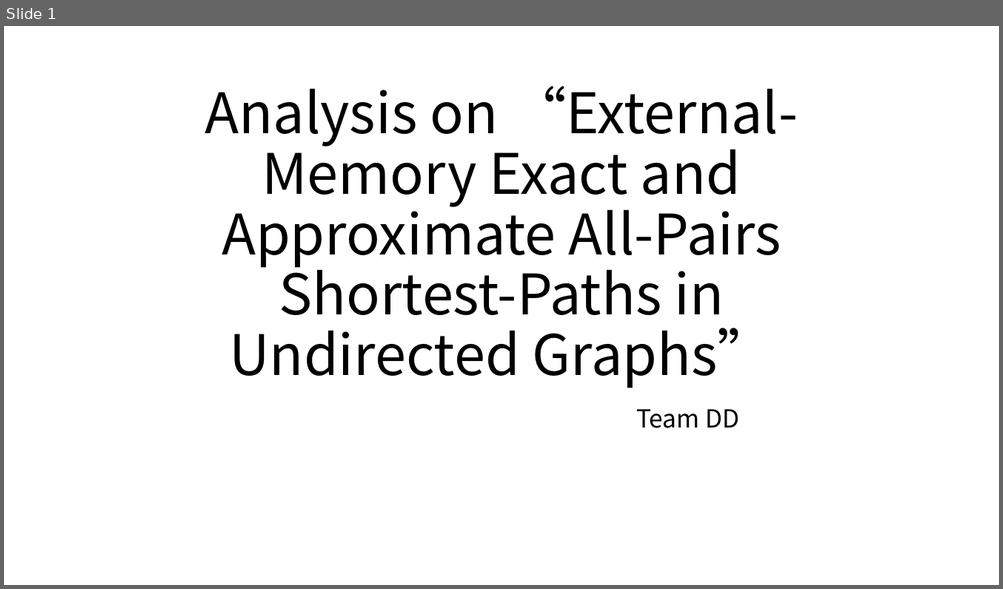
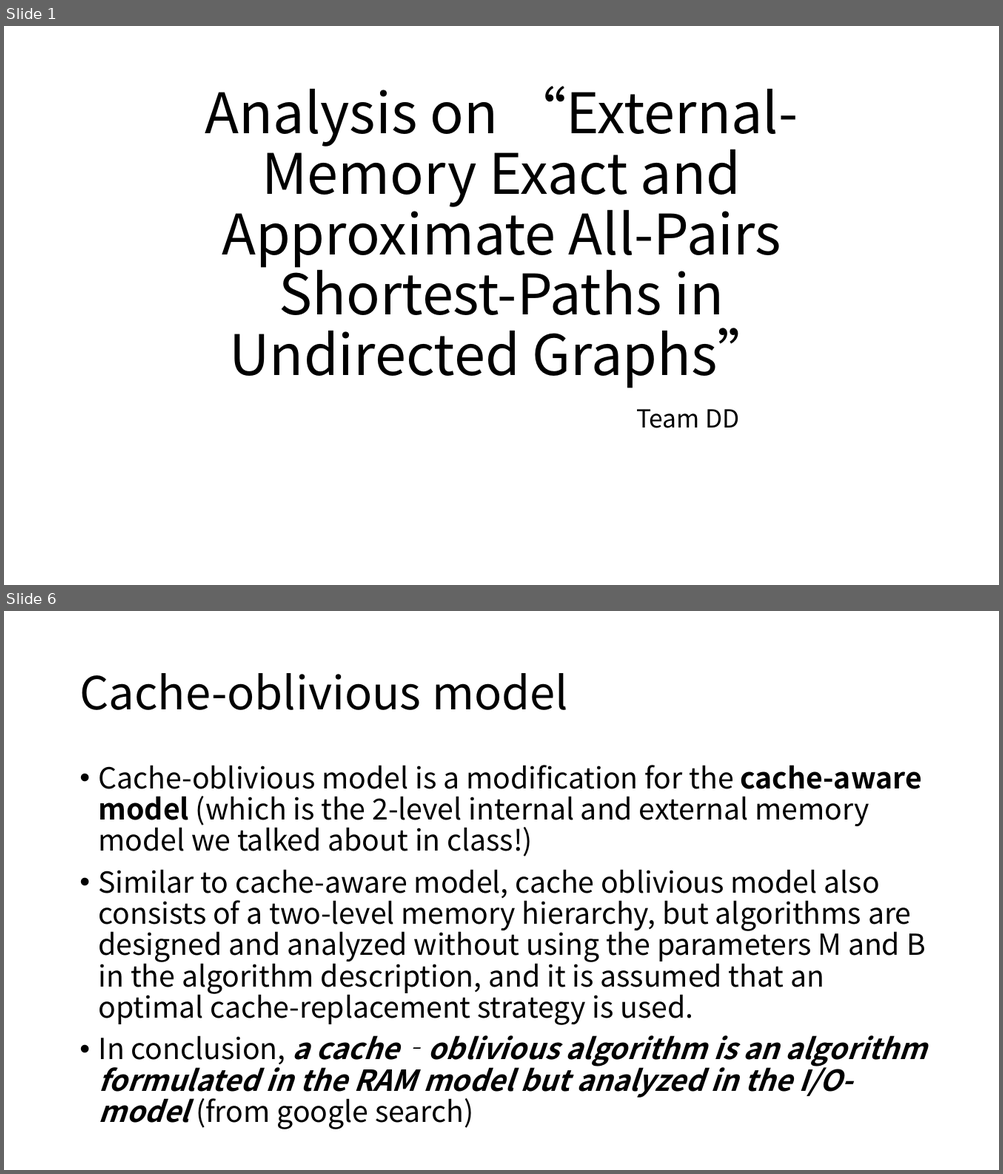
Before and after one commit to KSDeng/CS5234_miniproject, a slide deck: slide.pptx. Shown one above the other, each under a label of ours: slide 1 before the commit, slides 1 and 6 after it; the slides between them are not shown. The pictures are 1003x589 and 1003x1174 pixels, drawn with LibreOffice and Linux fonts; fonts in the diff are those of the drawing. Boxes give left, top, right and bottom in pixels: in the first picture for what was removed or moved away, otherwise in the second. Text is boxed around its words. In the diff, an @@ line names an element or a change of style, - is before the commit and + after.

```diff
--- a/slide.pptx
+++ b/slide.pptx
@@ slide 6 added at bbox=[4, 611, 999, 1170], background #FFFFFF @@
@@ title added at bbox=[79, 673, 568, 710], 44 pt, text #000000 @@
+Cache-oblivious model
@@ text added at bbox=[99, 765, 927, 1130], 28 pt, text #000000 @@
+• Cache-oblivious model is a modification for the cache-aware model (which is the 2-level internal and external memory model we talked about in class!)
+• Similar to cache-aware model, cache oblivious model also consists of a two-level memory hierarchy, but algorithms are designed and analyzed without using the parameters M and B in the algorithm description, and it is assumed that an optimal cache-replacement strategy is used.
+• In conclusion, a cache‐oblivious algorithm is an algorithm formulated in the RAM model but analyzed in the I/O-model (from google search)
```
Also in this commit, not shown: 11 slides changed, 12 other slides added, 4 slides removed, 1 other file.
